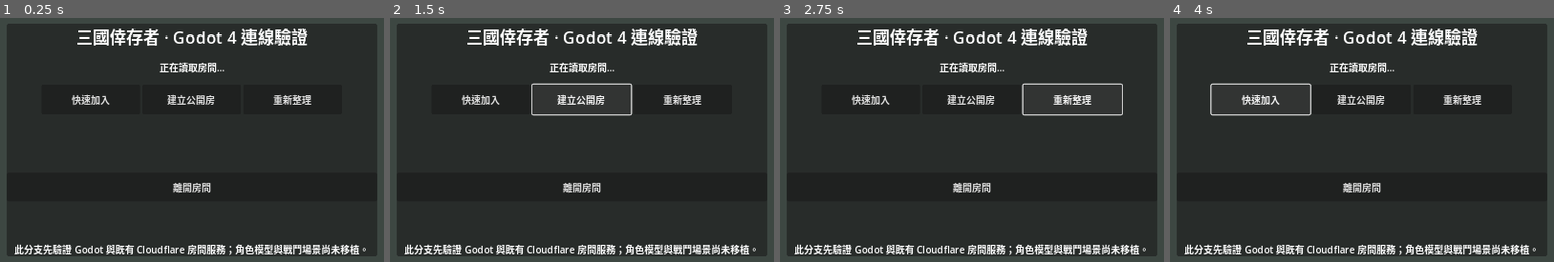
Above: before the commit, frames 1-4 (left to right).
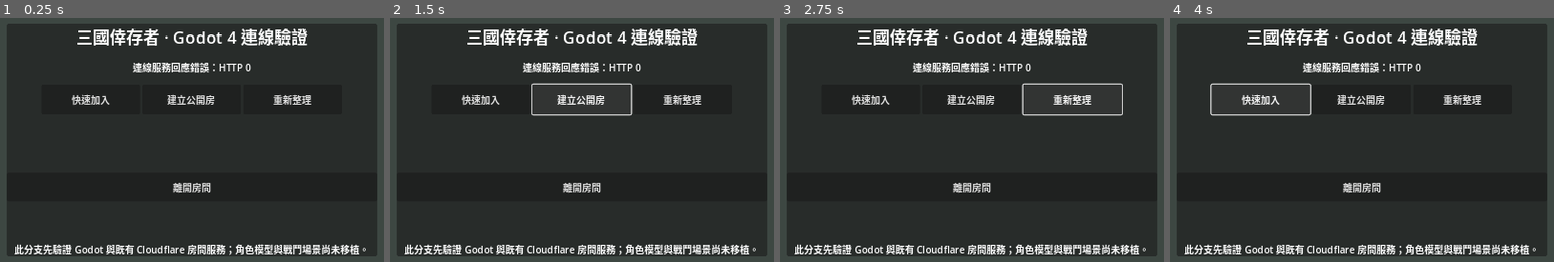
Above: after the commit, the same moments.

Repository: redfisharthur-beep/samkokgo
Game: Godot game, scene res://scenes/main.tscn
The game is run twice, just before and just after one commit, with the same random seed, the same clock (stepped at 60 frames per second) and the same inputs.
Inputs:
- Up to frame 1 (0.25 s): no input
- Up to frame 2 (1.5 s): click "快速加入" at 0.5 s; click "建立公開房" at 1.25 s
- Up to frame 3 (2.75 s): click "重新整理" at 2 s
- Up to frame 4 (4 s): click "離開房間" at 2.75 s; click "快速加入" at 3.5 s

The runs differ from the first frame. In frame 1, 0.8% of the frame differs, in the area x 34-66%, y 17-23%; in frame 2, 0.8%; in frame 3, 0.8%; in frame 4, 0.8%.
Error before the commit: Invalid access to property or key 'api_result' on a base object of type 'null instance'. (res://scripts/main.gd:11)

Commit message:
Wire Godot room client into main scene

Diff:
--- a/godot/scenes/main.tscn
+++ b/godot/scenes/main.tscn
@@ -1,6 +1,7 @@
-[gd_scene load_steps=2 format=3]
+[gd_scene load_steps=3 format=3]
 
 [ext_resource type="Script" path="res://scripts/main.gd" id="1_main"]
+[ext_resource type="Script" path="res://scripts/cloudflare_room.gd" id="2_network"]
 
 [node name="Main" type="Control"]
 layout_mode = 3
@@ -10,3 +11,6 @@
 grow_horizontal = 2
 grow_vertical = 2
 script = ExtResource("1_main")
+
+[node name="CloudflareRoom" type="Node" parent="."]
+script = ExtResource("2_network")
